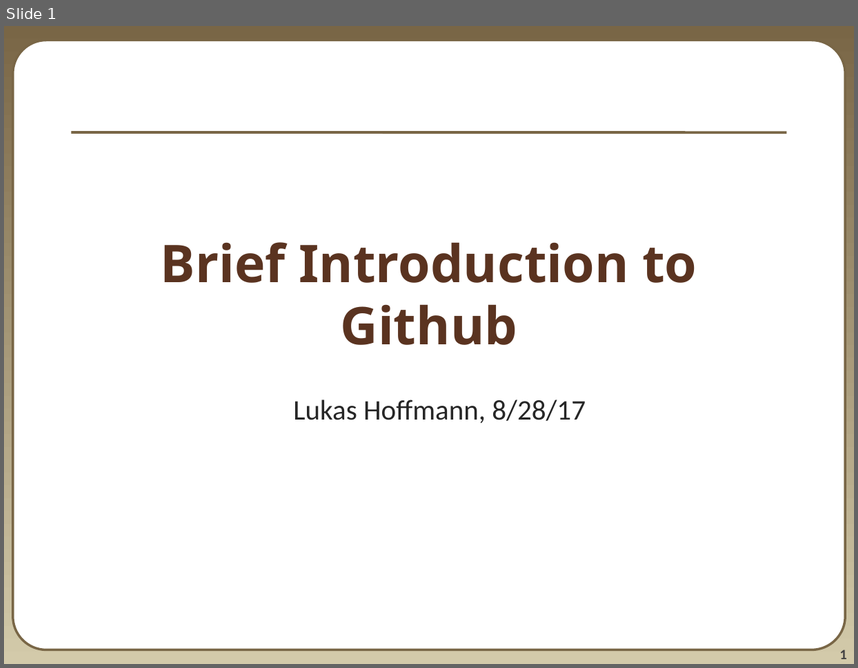
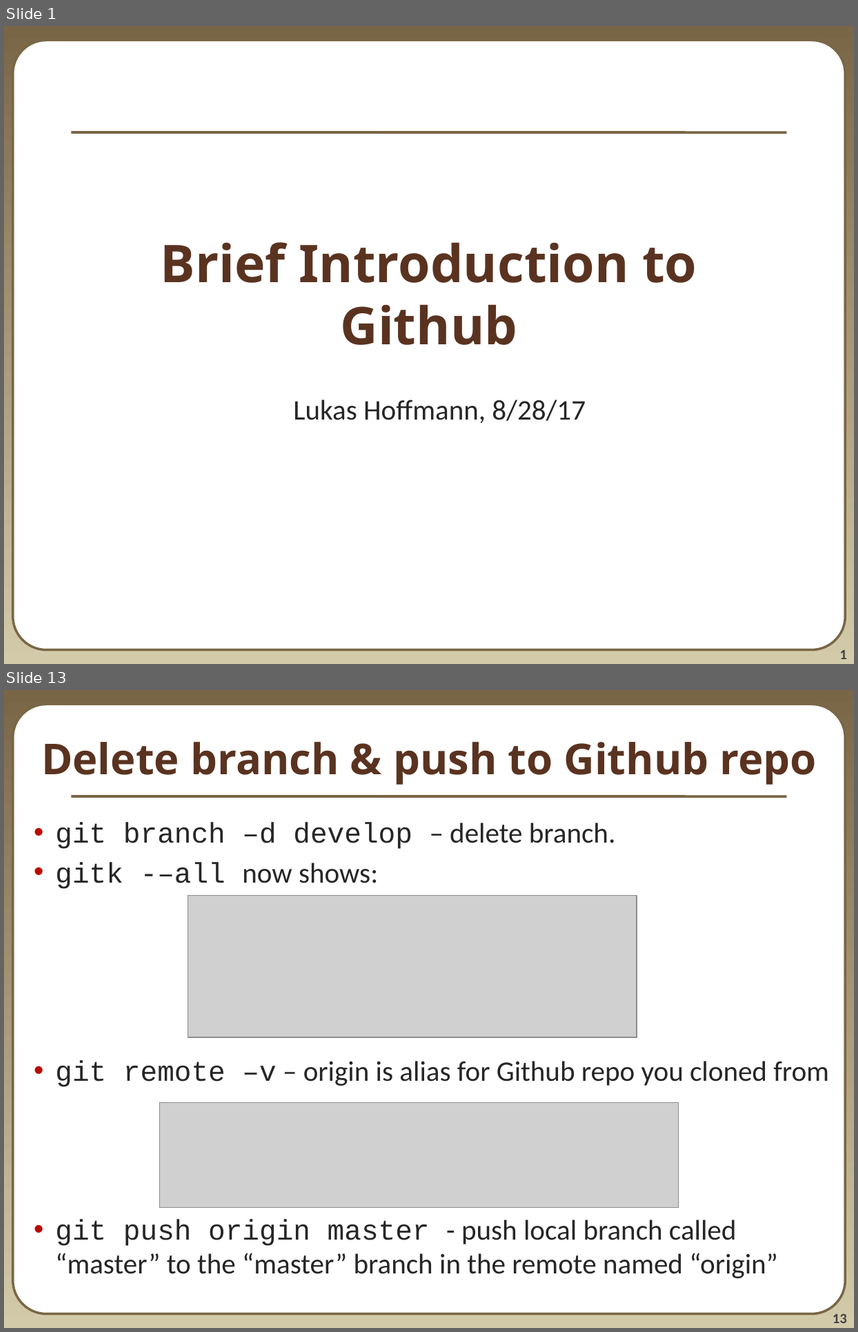
Before and after one commit to lahoffm/github_help, a slide deck: Github introduction Lukas.pptx. Shown one above the other, each under a label of ours: slide 1 before the commit, slides 1 and 13 after it; the slides between them are not shown. The pictures are 858x668 and 858x1332 pixels, drawn with LibreOffice and Linux fonts; fonts in the diff are those of the drawing; grey boxes stand for pictures. Boxes give left, top, right and bottom in pixels: in the first picture for what was removed or moved away, otherwise in the second. Text is boxed around its words. In the diff, an @@ line names an element or a change of style, - is before the commit and + after.

```diff
--- a/Github introduction Lukas.pptx
+++ b/Github introduction Lukas.pptx
@@ slide 13 added at [4, 690, 854, 1328], background gradient #796646 to #D3CAAA; not listed: 3 template elements that a slide beside it also shows @@
@@ title added at [41, 742, 817, 785], 36 pt, text #5A3320, bold @@
+Delete branch & push to Github repo
@@ text added at [55, 822, 829, 1278], 24 pt, text #262626 @@
+• git branch –d develop – delete branch.
+• gitk -–all now shows:
+• git remote –v – origin is alias for Github repo you cloned from
+• git push origin master - push local branch called “master” to the “master” branch in the remote named “origin”
@@ picture added at [188, 896, 637, 1038] @@
@@ picture added at [159, 1103, 678, 1207] @@
```
Also in this commit, not shown: 12 slides changed, 4 other slides added, 2 slides removed, 2 other files.
